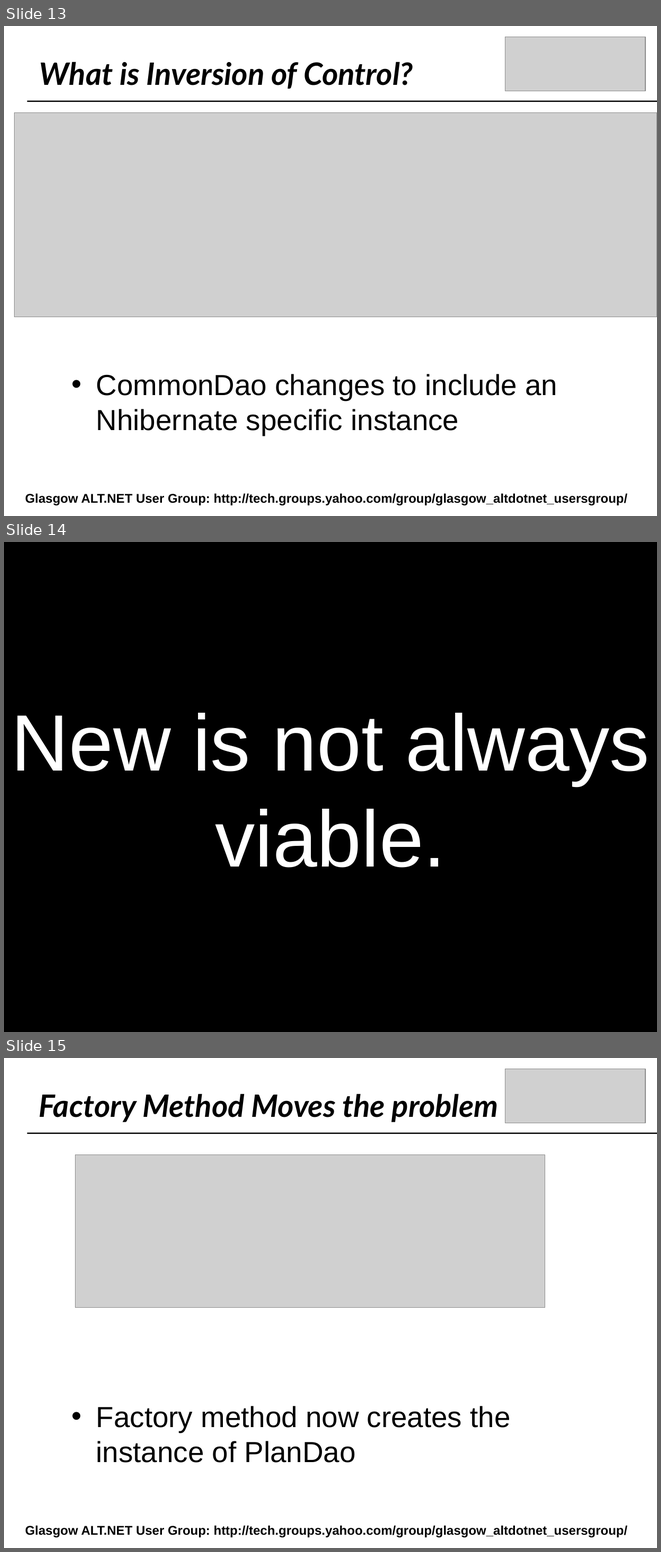
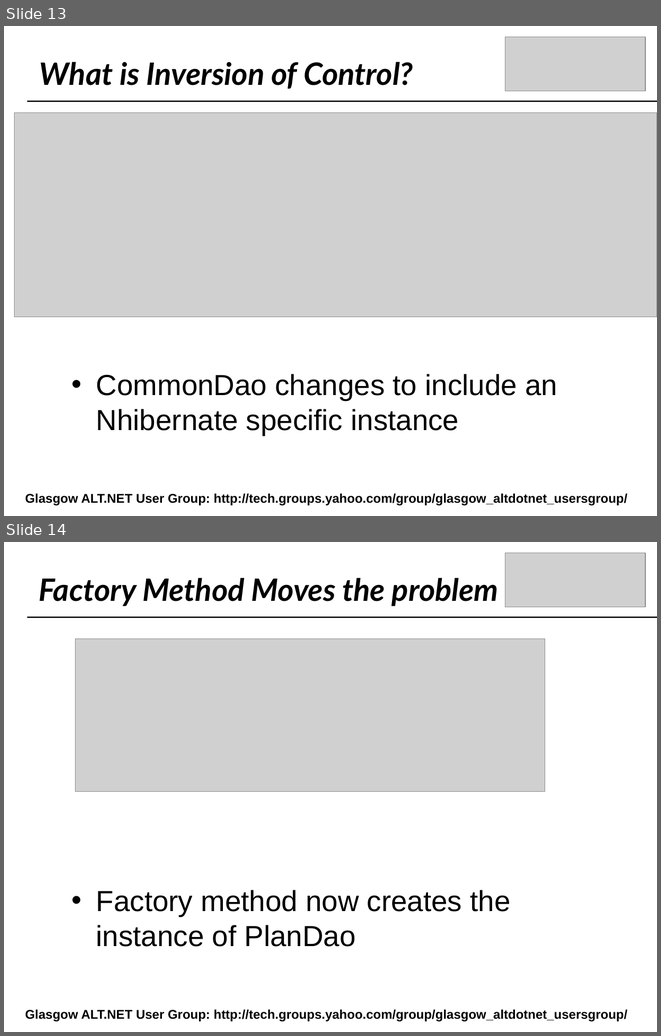
Before and after one commit to craignicol/scotaltdotnet, a slide deck: belfast/IOC-TDD-And Testability.ppt. Shown one above the other, each under a label of ours: slides 13, 14 and 15 before the commit, slides 13 and 14 after it. The pictures are 661x1552 and 661x1036 pixels, drawn with LibreOffice and Linux fonts; fonts in the diff are those of the drawing; grey boxes stand for pictures; background and template pictures are left out. Boxes give left, top, right and bottom in pixels: in the first picture for what was removed or moved away, otherwise in the second. Text is boxed around its words. In the diff, an @@ line names an element or a change of style, - is before the commit and + after.

```diff
--- a/belfast/IOC-TDD-And Testability.ppt
+++ b/belfast/IOC-TDD-And Testability.ppt
@@ slide 14 removed at (x1=4, y1=542, x2=657, y2=1032), background #FFFFFF @@
@@ title removed at (x1=4, y1=542, x2=657, y2=1032) @@
-New is not always viable.
@@ what was slide 15 is now slide 14 @@
```
Also in this commit, not shown: 12 other files.
